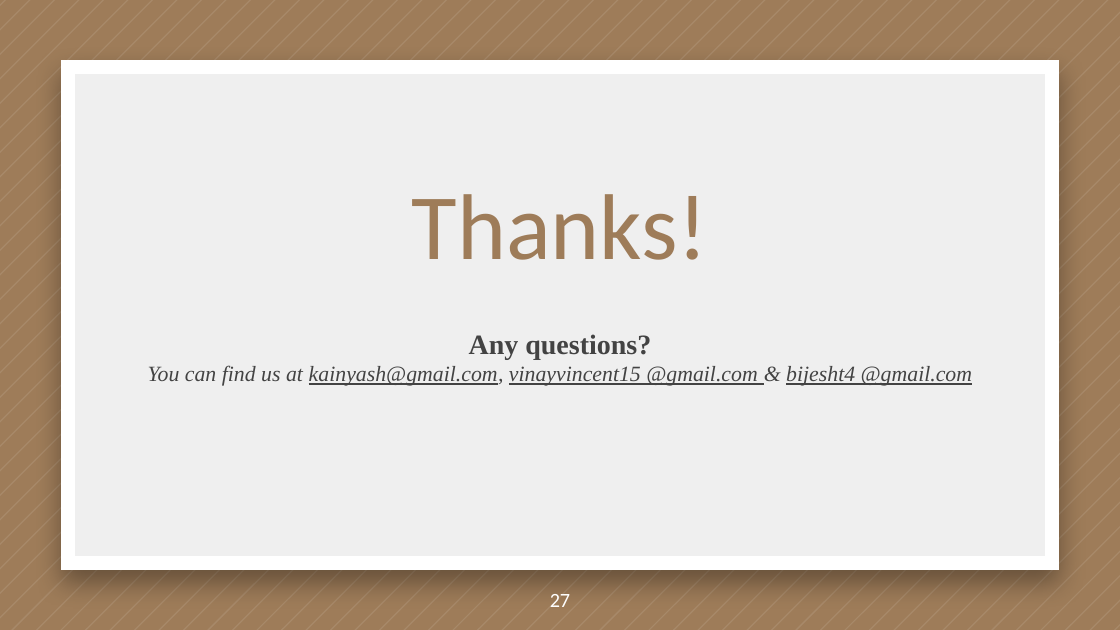
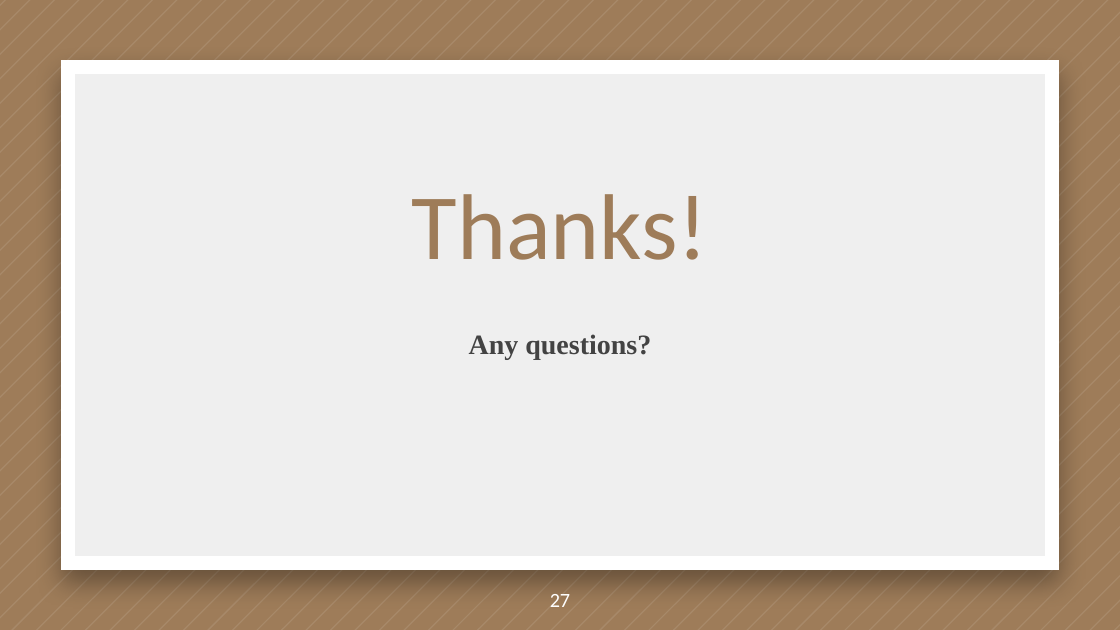
Before and after one commit to Bumblebee-python/Travel_Destination, a slide deck: slide 27 of Presentations/Presentation 1.pptx. Drawn at 1120x630 pixels with LibreOffice and Linux fonts; fonts in the diff are those of the drawing. Boxes give left, top, right and bottom in pixels: in the first picture for what was removed or moved away, otherwise in the second. Text is boxed around its words. In the diff, an @@ line names an element or a change of style, - is before the commit and + after.

```diff
--- a/Presentations/Presentation 1.pptx
+++ b/Presentations/Presentation 1.pptx
@@ subtitle at [148, 365, 972, 386]: paragraph removed @@
-You can find us at kainyash@gmail.com, vinayvincent15 @gmail.com & bijesht4 @gmail.com
```
Also in this commit, not shown: 4 other slides changed, 1 slide added, 1 slide removed.
